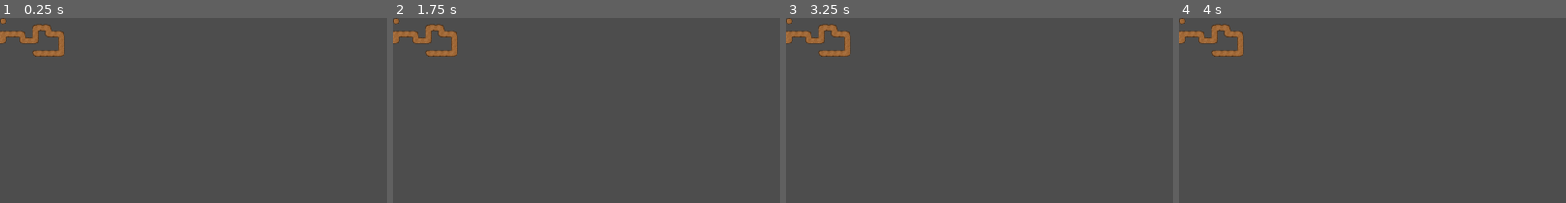
Above: before the commit, frames 1-4 (left to right).
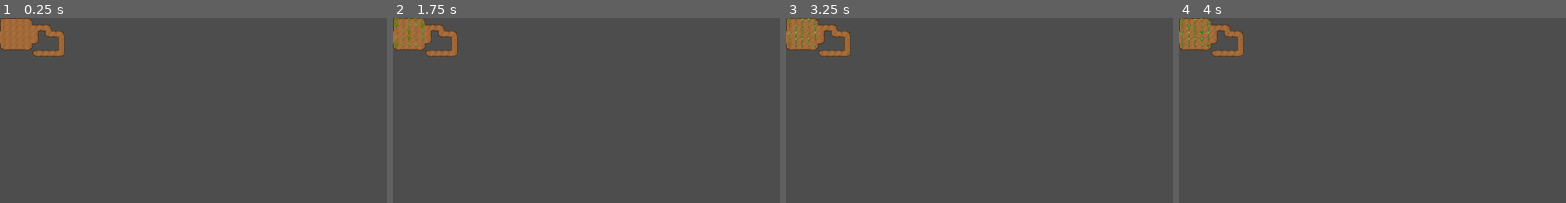
Above: after the commit, the same moments.

Repository: Sosenteam/farmy-farm
Game: Godot game, scene res://tile_managing/tile_manager.tscn
Same seed, same stepped clock (60 frames per second), same inputs: the game is played once before the commit and once after it. The project has no main scene, so this scene is started directly.
Inputs (mouse positions are % of the whole screen's width and height, from its top left):
- Up to frame 1 (0.25 s): no input
- Up to frame 2 (1.75 s): tap Enter at 0.5 s; move the mouse to (72, 45) at 0.52 s; click (72, 45) at 0.67 s; tap Space at 1.25 s; move the mouse to (30, 55) at 1.27 s; click (30, 55) at 1.42 s
- Up to frame 3 (3.25 s): tap Enter at 2 s; move the mouse to (60, 28) at 2.02 s; click (60, 28) at 2.17 s; tap Space at 2.75 s; move the mouse to (45, 70) at 2.77 s; click (45, 70) at 2.92 s
- Up to frame 4 (4 s): tap Enter at 3.5 s; move the mouse to (80, 65) at 3.52 s; click (80, 65) at 3.67 s
The pictures show only the part of the screen within x 0-50%, y 0-50%; the shares and areas given below are measured in that part.

The runs differ from the first frame. In frame 1, 1.1% of the frame differs, in the area x 0-11%, y 0-18%; in frame 2, 1.2%; in frame 3, 1.2%; in frame 4, 1.2%.
Error before the commit: Parse Error: Could not resolve class "Plant". (res://tiles/implementations/occupant_implementations/plants/corn.gd:1)

Commit message:
added tiled dirt

Diff:
--- /dev/null
+++ b/tiles/implementations/ground_implementations/tilled_dirt.gd
@@ -0,0 +1 @@
+class_name TilledDirt extends Dirt
--- a/tiles/implementations/occupant_implementations/plants/plant.gd
+++ b/tiles/implementations/occupant_implementations/plants/plant.gd
@@ -40,4 +40,4 @@
 	return 1.25
 
 func harvest(plant_name,yield_count) -> Yield:
-	return Yield.new()
+	return Yield.new(plant_name,yield_count)
Not shown, added: tiles/implementations/ground_implementations/tilled_dirt.gd.uid
